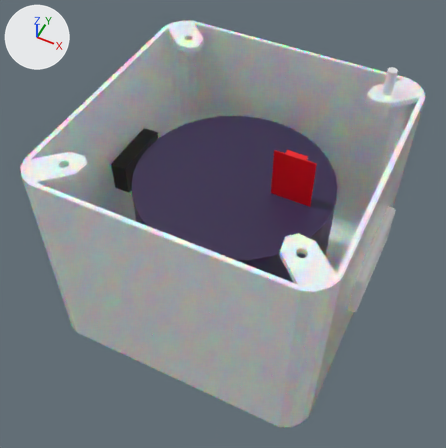
Before and after pictures for a commit that changed the Blender file 3dModel/Topf1.blend.
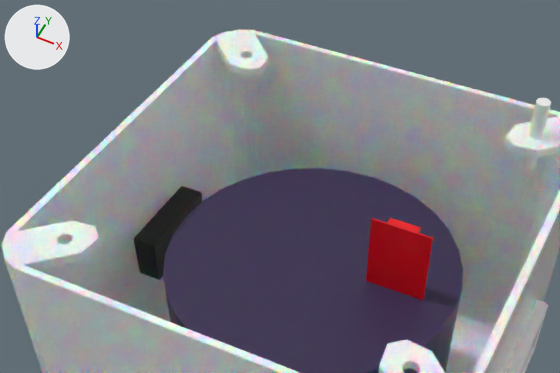
Old and new are each drawn whole from a 50 mm lens placed at (111.0, -338.0, 366.0), pointed at (-50.0, -17.0, -35.0) and again close up on the part from 4% to 91% of the width and 0% to 57% of the height. Arrows for +X, +Y and +Z are at upper left; the lights stay in place.

The first close-up shows 'Bodenfeuchtigkeitsensor', 'Gehäuse', 'Schraubenloch', 'aaaaalcd16x2_case geklaut und verändert', 'esp_Würfel', 'innenTopf'.
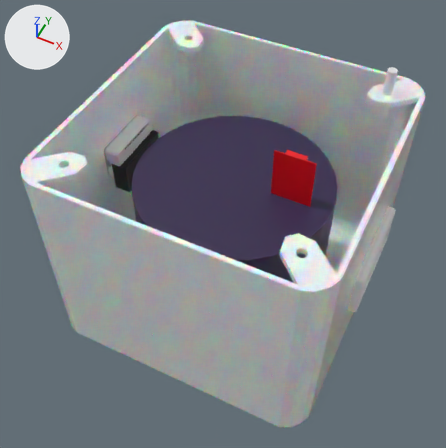
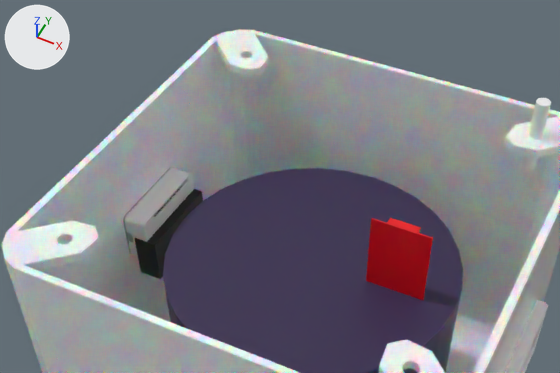
ob_bh1750_mount_6_001 is not drawn itself; it is used by a modifier of ob_gehäuse.
ob_bh1750_mount_6_zum_aushüllen is not drawn itself; it is used by a modifier of ob_gehäuse.

Diff of the bpy script that builds the scene:
```diff
--- a/3dModel/Topf1.blend.py
+++ b/3dModel/Topf1.blend.py
@@ mat_material_008 @@
+mat_material_008 = principled_material('Material.008')
+mat_material_008.base_color = (0.338, 0.338, 0.338)  # grey #9d9d9d
@@ me_bh1750_mount_6_001 @@
+me_bh1750_mount_6_001.from_pydata(...)  # a box spanning x -6.95..6.95, y 8.0..11.6, z -7.73..4.27
@@ me_bh1750_mount_6_002 @@
+me_bh1750_mount_6_002.from_pydata(...)  # a 72-sided cylinder along z spanning x -5.25..-3.25, y -5.25..-3.25, z 6.2..17.2; a 72-sided cylinder along z spanning x 3.25..5.25, y -5.25..-3.25, z 6.2..17.2
@@ me_bh1750_mount_6 @@
+me_bh1750_mount_6.from_pydata(...)  # 320 vertices, 625 faces, 1 loose edge; spans x -8.4..8.4, y -9.0..13.0, z 4.3..16.0
@@ me_esp32_case_cap @@
+me_esp32_case_cap.from_pydata(...)  # 752 vertices, 1516 faces; spans x -27.2..27.2, y -15.5..15.5, z 0.0..3.0
+me_esp32_case_cap.materials.append(mat_material_008)  # grey #9d9d9d
@@ me_esp32_case_main @@
+me_esp32_case_main.from_pydata(...)  # 606 vertices, 1216 faces; spans x -27.2..27.2, y -15.5..15.5, z 0.0..13.7
@@ ob_gehäuse @@
 _m = ob_gehäuse.modifiers.new('Boolean', 'BOOLEAN')
 _m.object = ob_großes_lochausschneider
+_m = ob_gehäuse.modifiers.new('Boolean.003', 'BOOLEAN')
+_m.object = ob_bh1750_mount_6_001
+_m = ob_gehäuse.modifiers.new('Boolean.002', 'BOOLEAN')
+_m.object = ob_bh1750_mount_6_zum_aushüllen
+_m = ob_gehäuse.modifiers.new('Boolean.004', 'BOOLEAN')
+_m.object = ob_bh1750_mount_6
@@ ob_esp_würfel @@
 ob_esp_würfel = bpy.data.objects.new('esp_Würfel', me_würfel_003)
-ob_esp_würfel.location = (-145.6, -0.8, -12.2)
+ob_esp_würfel.location = (-145.6, 0.0, -12.2)
 ob_esp_würfel.rotation_euler = (1.571, 0.0, 1.571)  # degrees (90, 0, 90)
@@ ob_bh1750_mount_6_zum_aushüllen @@
+ob_bh1750_mount_6_zum_aushüllen = bpy.data.objects.new('BH1750_mount_6_zum_aushüllen', me_bh1750_mount_6_001)
+ob_bh1750_mount_6_zum_aushüllen.location = (-150.0, 0.0, -119.0)
+ob_bh1750_mount_6_zum_aushüllen.rotation_euler = (-2.361, 0.0, 1.571)  # degrees (-135, 0, 90)
+ob_bh1750_mount_6_zum_aushüllen.scale = (1.0, 1.0, 3.54)
+ob_bh1750_mount_6_zum_aushüllen.hide_set(True)
@@ ob_bh1750_mount_6_001 @@
+ob_bh1750_mount_6_001 = bpy.data.objects.new('BH1750_mount_6.001', me_bh1750_mount_6_002)
+ob_bh1750_mount_6_001.location = (-150.0, 0.0, -119.0)
+ob_bh1750_mount_6_001.rotation_euler = (-2.361, 0.0, 1.571)  # degrees (-135, 0, 90)
+ob_bh1750_mount_6_001.hide_set(True)
@@ ob_bh1750_mount_6 @@
+ob_bh1750_mount_6 = bpy.data.objects.new('BH1750_mount_6', me_bh1750_mount_6)
+ob_bh1750_mount_6.location = (-150.0, 0.0, -119.0)
+ob_bh1750_mount_6.rotation_euler = (-2.361, 0.0, 1.571)  # degrees (-135, 0, 90)
@@ ob_esp32_case_cap @@
+ob_esp32_case_cap = bpy.data.objects.new('esp32-case_cap', me_esp32_case_cap)
+ob_esp32_case_cap.location = (-158.9, 0.0, 0.0)
+ob_esp32_case_cap.rotation_euler = (1.571, 0.0, 1.571)  # degrees (90, 0, 90)
@@ ob_esp32_case_main @@
+ob_esp32_case_main = bpy.data.objects.new('esp32-case_main', me_esp32_case_main)
+ob_esp32_case_main.location = (-144.2, 0.0, 0.0)
+ob_esp32_case_main.rotation_euler = (4.712, 0.0, 1.571)  # degrees (270, 0, 90)
```

Changed parts and their boxes (x1, y1, x2, y2) in the close-ups (560 x 373 px):
'esp_Würfel', moved
    before: (134, 186, 202, 280)
    after: (135, 186, 203, 279)
'esp32-case_main', added
    after: (125, 168, 194, 256)
'esp32-case_cap', added
    after: (123, 167, 178, 254)
